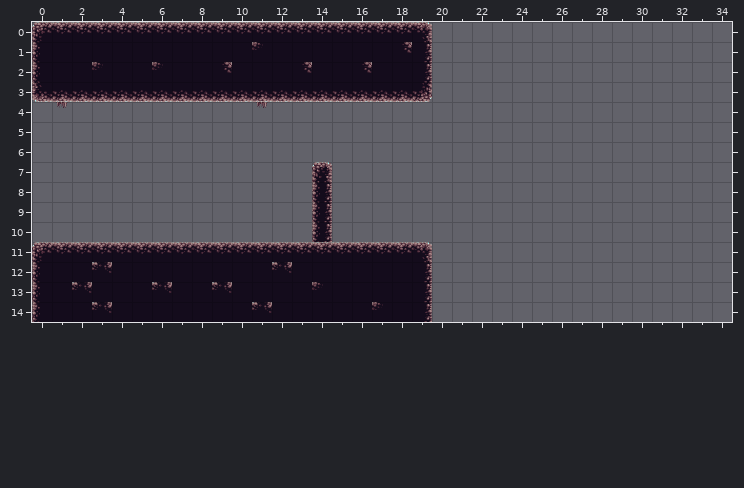
Tiled map -- res/Maps/Cave.tmx. Above, as it was before the edit.
Cells are 32x32 px. Shown: x 0..34, y 0..14. The old version is drawn lined up with the new one.
And afterwards:
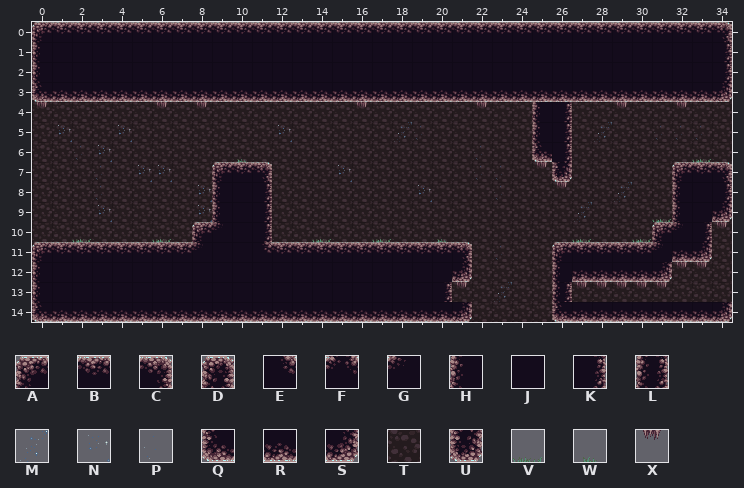
Key: from "cave": A 0, B 1, C 2, D 4, E 5, F 6, G 7, H 8, J 9, K 10, L 12, M 13, N 14, P 15, Q 16, R 17, S 18, T 19, U 20, V 21, W 22, X 23.
_ is an empty cell, . an unchanged one.
Tiles of an added or newly shown layer are drawn over the layers below it.
Change:
map size 20x15 -> 100x15 cells
--- layer "Tile Layer 1" (removed)
@@ x 0..19 @@
- 0 A..................C
- 1 H..........G......EK
- 2 H..G..G..E...E..E..K
- 3 Q..................S
- 4 .X.........X........
+ 0 _.................._
+ 1 _.........._......__
+ 2 _.._.._.._..._.._.._
+ 3 _.................._
+ 4 ._........._........
@@ x 0..19 @@
- 7 ..............D.....
- 8 ..............L.....
- 9 ..............L.....
-10 ..............L.....
-11 A.......BBBB.......C
-12 H..F........F......K
-13 H.F...F..F....G....K
-14 HJJFJJJJJJJFJJJJJGJK
+ 7 .............._.....
+ 8 .............._.....
+ 9 .............._.....
+10 .............._.....
+11 _.......____......._
+12 _.._........_......_
+13 _._..._.._...._...._
+14 ____________________
--- layer "back" (added)
@@ x 0..34 @@
- 0 _................................._
- 1 _................................._
- 2 _................................._
- 3 _................................._
- 4 ___________________________________
- 5 ___________________________________
- 6 ___________________________________
- 7 __________.______________________._
- 8 __________.______________________._
- 9 __________.______________________._
-10 _________.._____________________.__
-11 _....................______......__
-12 _....................______....____
-13 _..................._______________
-14 _....................______......._
+ 0 T.................................T
+ 1 T.................................T
+ 2 T.................................T
+ 3 T.................................T
+ 4 TTTTTTTTTTTTTTTTTTTTTTTTTTTTTTTTTTT
+ 5 TTTTTTTTTTTTTTTTTTTTTTTTTTTTTTTTTTT
+ 6 TTTTTTTTTTTTTTTTTTTTTTTTTTTTTTTTTTT
+ 7 TTTTTTTTTT.TTTTTTTTTTTTTTTTTTTTTT.T
+ 8 TTTTTTTTTT.TTTTTTTTTTTTTTTTTTTTTT.T
+ 9 TTTTTTTTTT.TTTTTTTTTTTTTTTTTTTTTT.T
+10 TTTTTTTTT..TTTTTTTTTTTTTTTTTTTTT.TT
+11 T....................TTTTTT......TT
+12 T....................TTTTTT....TTTT
+13 T...................TTTTTTTTTTTTTTT
+14 T....................TTTTTT.......T
--- layer "main" (added)
@@ x 0..34 @@
- 0 _..................________________
- 1 _.........._......_________________
- 2 _.._.._.._..._.._..________________
- 3 _..................________________
- 4 .........................__........
- 5 .........................__........
- 6 .........................__........
- 7 .........___.............._.....___
- 8 .........___....................___
- 9 .........___....................___
-10 ........____...................___.
-11 _.......____.......___....________.
-12 _.._........_......___....______...
-13 _._..._.._...._....__....._........
-14 ______________________...._________
+ 0 A..................BBBBBBBBBBBBBBBC
+ 1 H..........J......JJJJJJJJJJJJJJJJK
+ 2 H..J..J..J...J..J..JJJJJJJJJJJJJJJK
+ 3 Q..................RRRRRRRRRRRRRRRS
+ 4 .........................HK........
+ 5 .........................HK........
+ 6 .........................QK........
+ 7 .........ABC..............U.....ABC
+ 8 .........HJK....................HJK
+ 9 .........HJK....................HJS
+10 ........AGJK...................AGK.
+11 A.......GJJE.......BBC....ABBBBGRS.
+12 H..J........J......JJS....HRRRRS...
+13 H.J...J..J....J....JK.....L........
+14 QRRRRRRRRRRRRRRRRRRRRS....QRRRRRRRS
--- layer "fore" (added)
@@ x 0..34 @@
- 4 _....._._......._....._......_.._..
- 5 ._.._......._.....__........_..___.
- 6 ..__......_..........._.........._.
- 7 ..._.__........_......__._.........
- 8 ..._...._.........._..._.._.._.....
- 9 ..._...._.................._..._...
-10 .._..._......._.._.._......_.._..._
-11 ......................._...........
-12 ................................__.
-13 ....................._._..._____...
+ 4 X.....X.X.......X.....X......X..X..
+ 5 .N..N.......N.....MP........M..PPP.
+ 6 ..PN......W...........P..........V.
+ 7 ...P.NN........N......PP.X.........
+ 8 ...P....N..........N...P..X..M.....
+ 9 ...N....N..................M...V...
+10 ..V...V.......V..V..W......V..V...X
+11 .......................P...........
+12 ................................XX.
+13 .....................X.M...XXXXX...
Pixel boxes of the changes (left, top, right, bottom) in both pictures:
changed: (32, 22, 732, 322)
